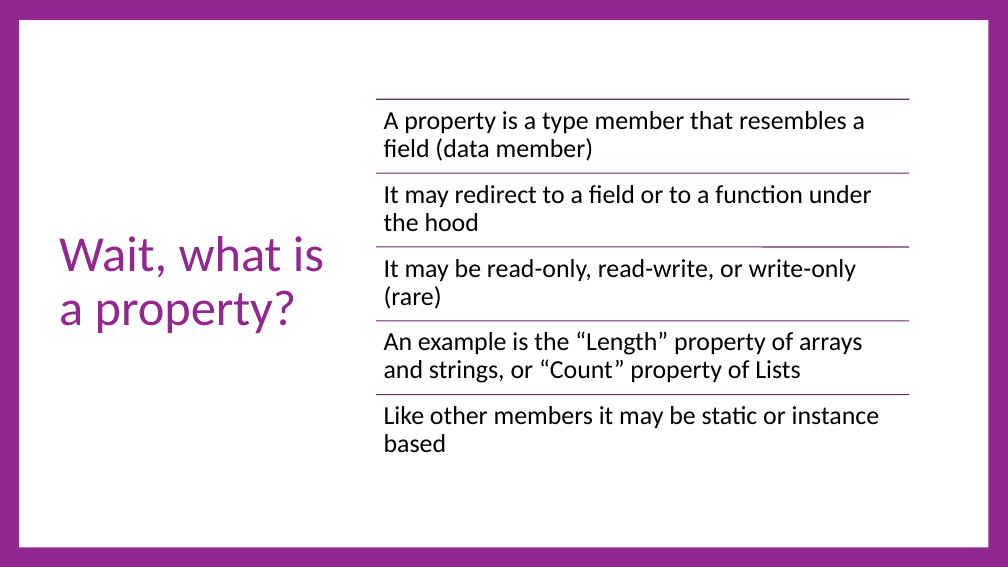
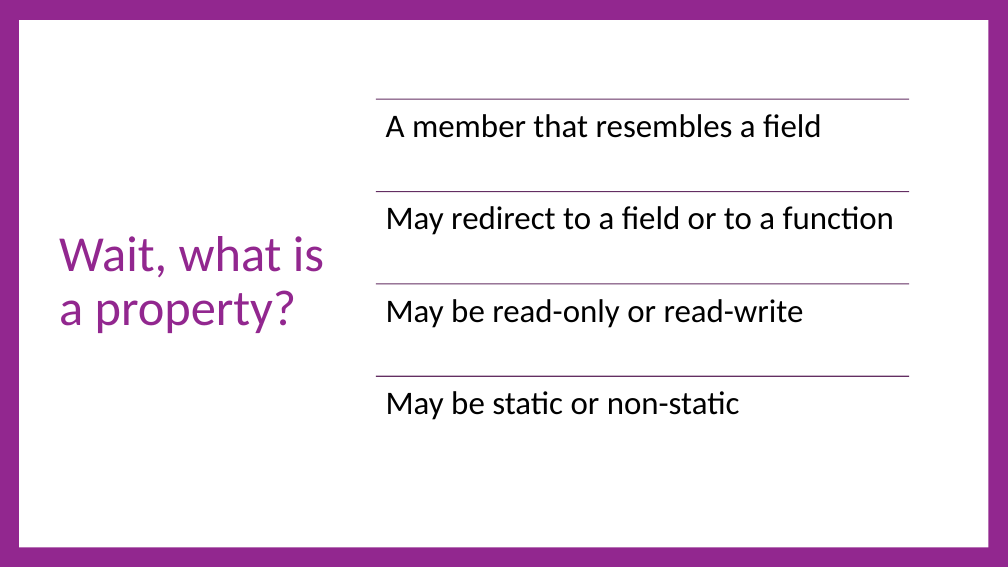
Before and after one commit to cdiggins/cs321, a slide deck: slide 45 of class-notes/cs321-winter-2023-lecture-4-strings.pptx (slide 41 before the commit). Drawn at 1008x567 pixels with LibreOffice and Linux fonts; fonts in the diff are those of the drawing. Boxes give left, top, right and bottom in pixels: in the first picture for what was removed or moved away, otherwise in the second. Text is boxed around its words. In the diff, an @@ line names an element or a change of style, - is before the commit and + after.

```diff
--- a/class-notes/cs321-winter-2023-lecture-4-strings.pptx
+++ b/class-notes/cs321-winter-2023-lecture-4-strings.pptx
@@ text at bbox=[386, 114, 822, 138]: text changed; size 37 to 47 pt @@
-A property is a type member that resembles a field (data member)
+A member that resembles a field
@@ line moved from (376, 173) - (909, 173) to (376, 192) - (909, 192) @@
@@ text at bbox=[386, 206, 894, 235]: text changed; size 37 to 47 pt @@
-It may redirect to a field or to a function under the hood
+May redirect to a field or to a function
@@ line moved from (376, 247) - (909, 247) to (376, 284) - (909, 284) @@
@@ text at bbox=[386, 299, 804, 328]: text changed; size 37 to 47 pt @@
-It may be read-only, read-write, or write-only (rare)
+May be read-only or read-write
@@ line removed from (376, 321) to (909, 321) @@
@@ text removed at bbox=[384, 331, 862, 383] @@
-An example is the “Length” property of arrays and strings, or “Count” property of Lists
@@ line moved from (376, 395) - (909, 395) to (376, 376) - (909, 376) @@
@@ text at bbox=[386, 391, 740, 420]: text changed; size 37 to 47 pt @@
-Like other members it may be static or instance based
+May be static or non-static
```
Also in this commit, not shown: 15 other slides changed, 18 slides added, 12 slides removed, 2 other files.
